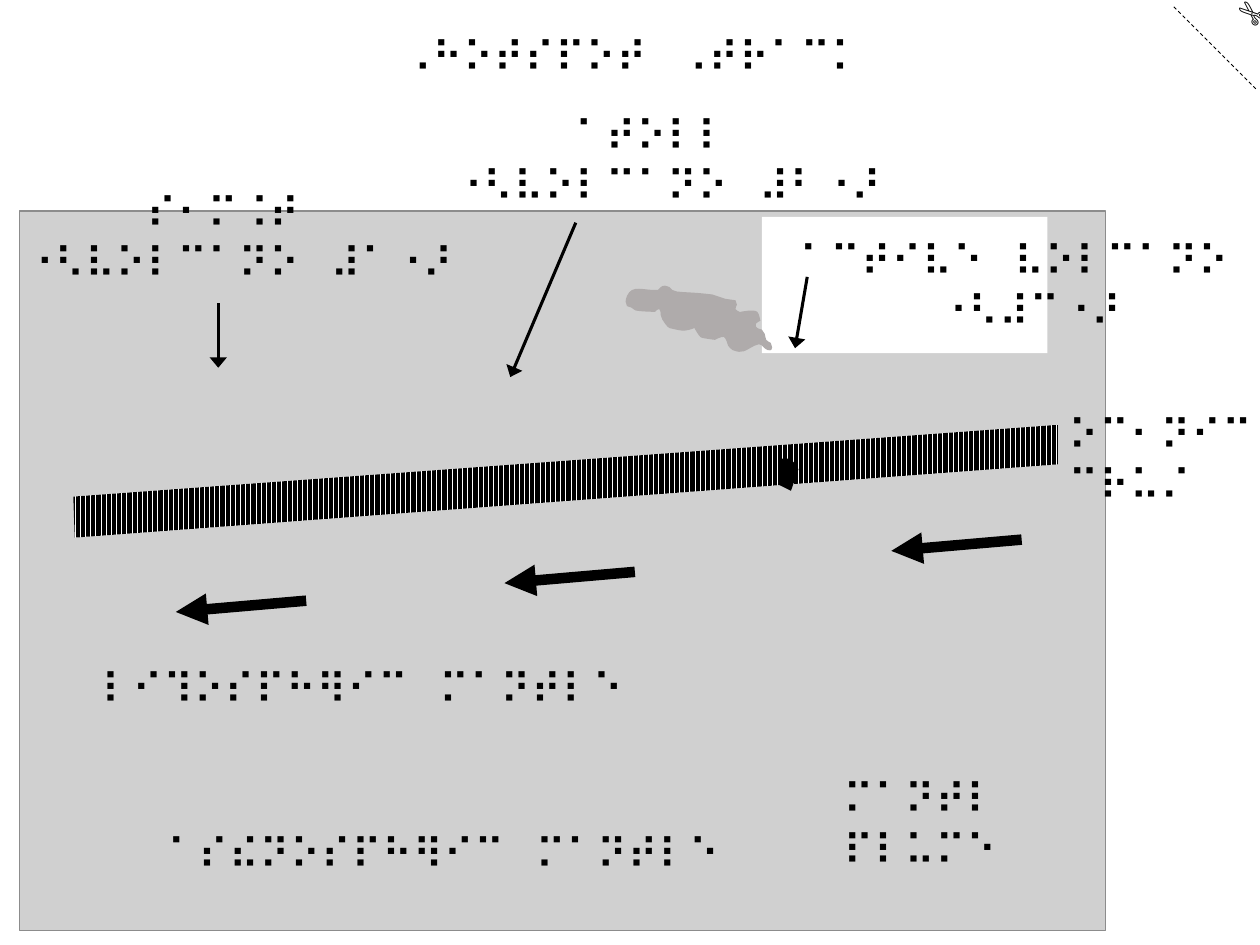
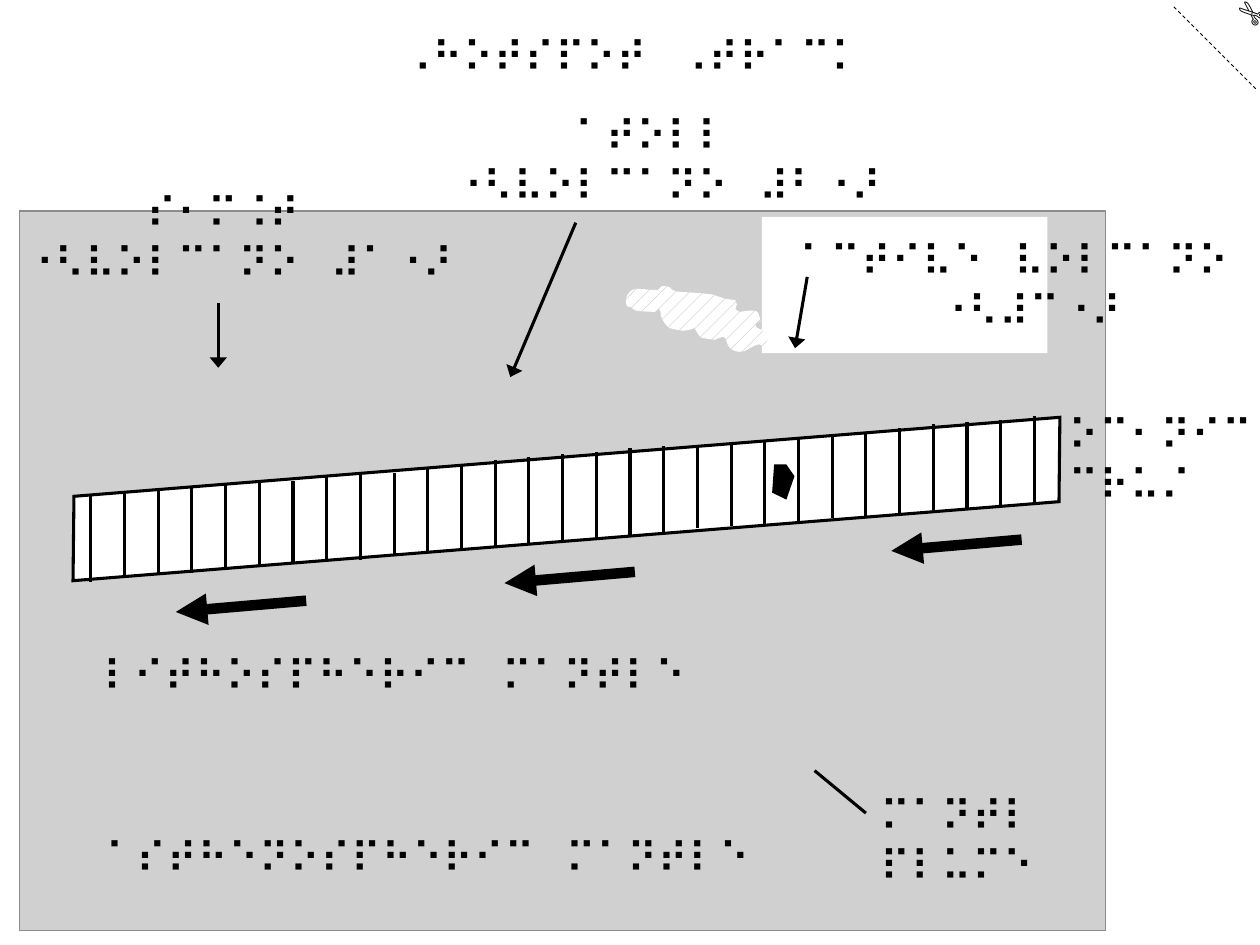
Before and after one commit to the-iagd/geological_tactile_image_repository, a slide deck: slide 2 of assets/tactile_image_files/0026-hotspot_track_cross-section/0026-hotspot_track_cross-section.pptx. Drawn at 1260x945 pixels with LibreOffice and Linux fonts; fonts in the diff are those of the drawing; grey boxes stand for pictures. Boxes give left, top, right and bottom in pixels: in the first picture for what was removed or moved away, otherwise in the second. Text is boxed around its words. In the diff, an @@ line names an element or a change of style, - is before the commit and + after.

```diff
--- a/assets/tactile_image_files/0026-hotspot_track_cross-section/0026-hotspot_track_cross-section.pptx
+++ b/assets/tactile_image_files/0026-hotspot_track_cross-section/0026-hotspot_track_cross-section.pptx
@@ freeform shape at bbox=[626, 286, 772, 353]: fill #AFABAB to pattern #AFABAB on #FFFFFF @@
@@ group added at bbox=[66, 416, 1066, 582]: 29 lines, 1 parallelogram @@
@@ freeform shape: place and size @@
-freeform shape at bbox=[777, 459, 798, 491]
+freeform shape at bbox=[772, 465, 795, 500]
@@ text at bbox=[91, 644, 721, 707]: text changed @@
-⠇⠊⠹⠕⠎⠏⠓⠻⠊⠉⠀⠍⠁⠝⠞⠇⠑
+⠇⠊⠞⠓⠕⠎⠏⠓⠑⠗⠊⠉⠀⠍⠁⠝⠞⠇⠑
@@ line added from (815, 771) to (866, 813), #000000 1.75 pt @@
@@ text "⠍⠁⠝⠞⠇" rewrapped from bbox=[805, 767, 1034, 882] to bbox=[858, 782, 1055, 896] @@
@@ text at bbox=[93, 825, 786, 888]: text changed @@
-⠁⠎⠮⠝⠕⠎⠏⠓⠻⠊⠉⠀⠍⠁⠝⠞⠇⠑
+⠁⠎⠞⠓⠑⠝⠕⠎⠏⠓⠑⠗⠊⠉⠀⠍⠁⠝⠞⠇⠑
```
Also in this commit, not shown: 1 other slide changed, 1 slide added, 1 slide removed, 52 other files.
